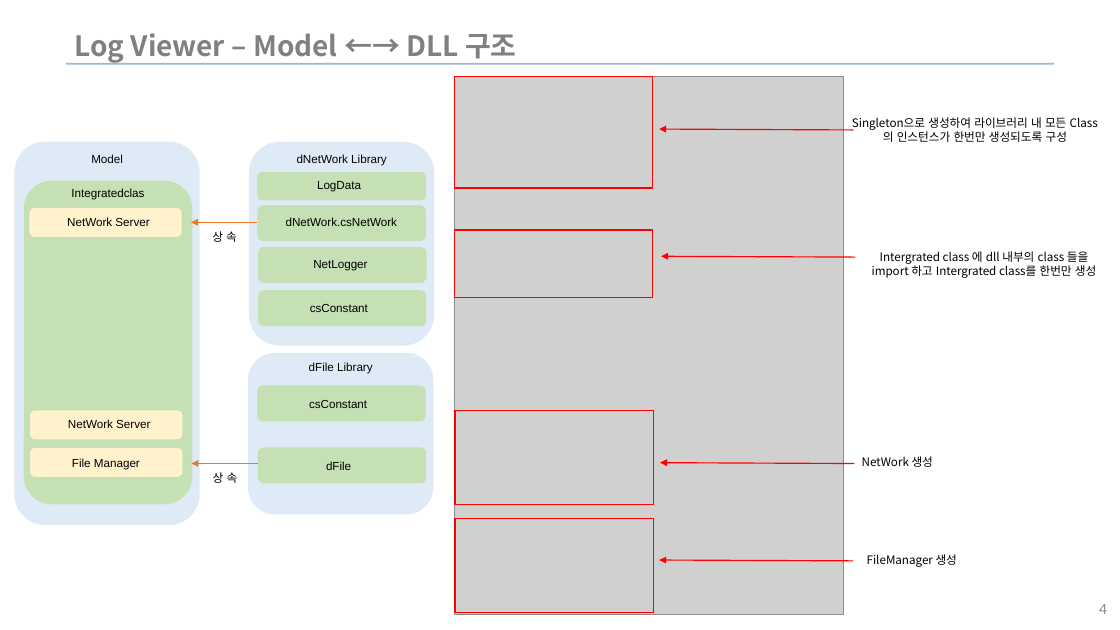
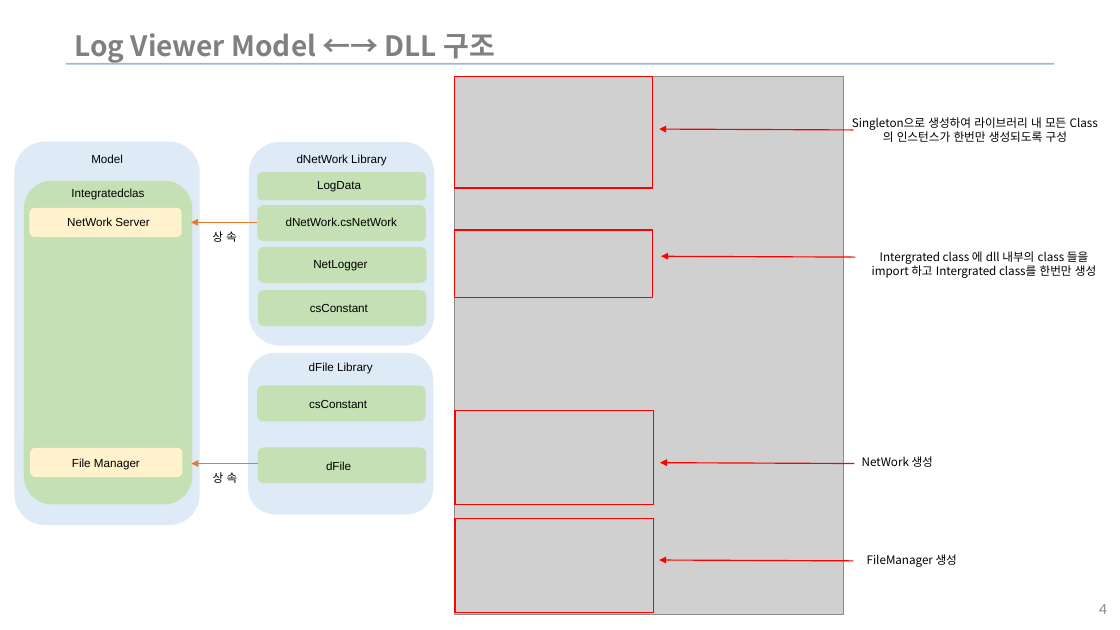
Before and after one commit to WinWooPark/ImageViewer_wpf, a slide deck: slide 4 of LogViewer/LogViewer.pptx. Drawn at 1120x630 pixels with LibreOffice and Linux fonts; fonts in the diff are those of the drawing; grey boxes stand for pictures; background and template pictures are left out. Boxes give left, top, right and bottom in pixels: in the first picture for what was removed or moved away, otherwise in the second. Text is boxed around its words. In the diff, an @@ line names an element or a change of style, - is before the commit and + after.

Commit message:
Image Viewer UI 제작 완료

```diff
--- a/LogViewer/LogViewer.pptx
+++ b/LogViewer/LogViewer.pptx
@@ title at box(74, 33, 495, 64): text changed @@
-Log Viewer – Model ←→ DLL 구조
+Log Viewer Model ←→ DLL 구조
@@ rounded rectangle removed at box(30, 411, 182, 440) @@
@@ text removed at box(68, 419, 150, 428) @@
-NetWork Server
```
Also in this commit, not shown: 4 other slides changed, 12 other files.
